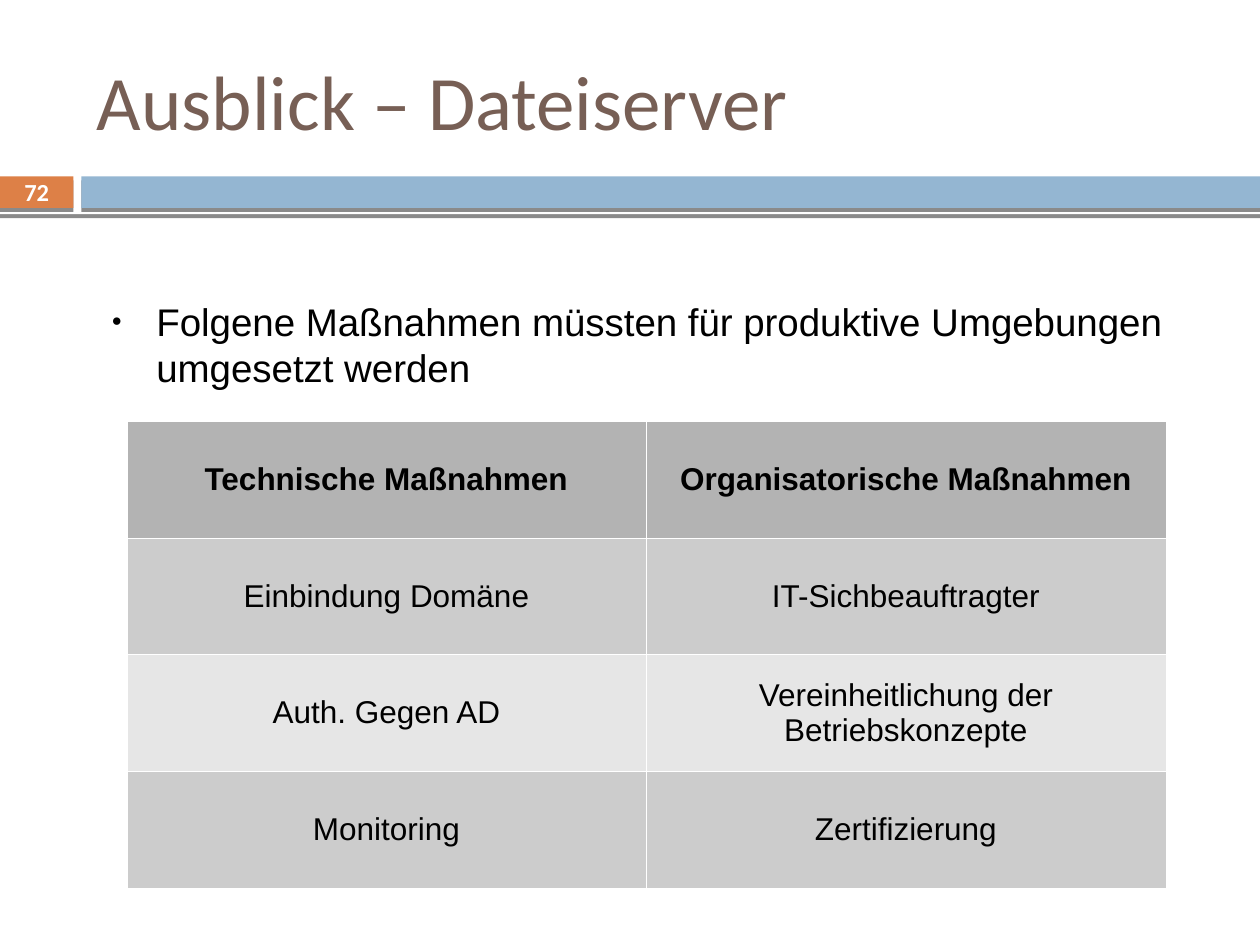
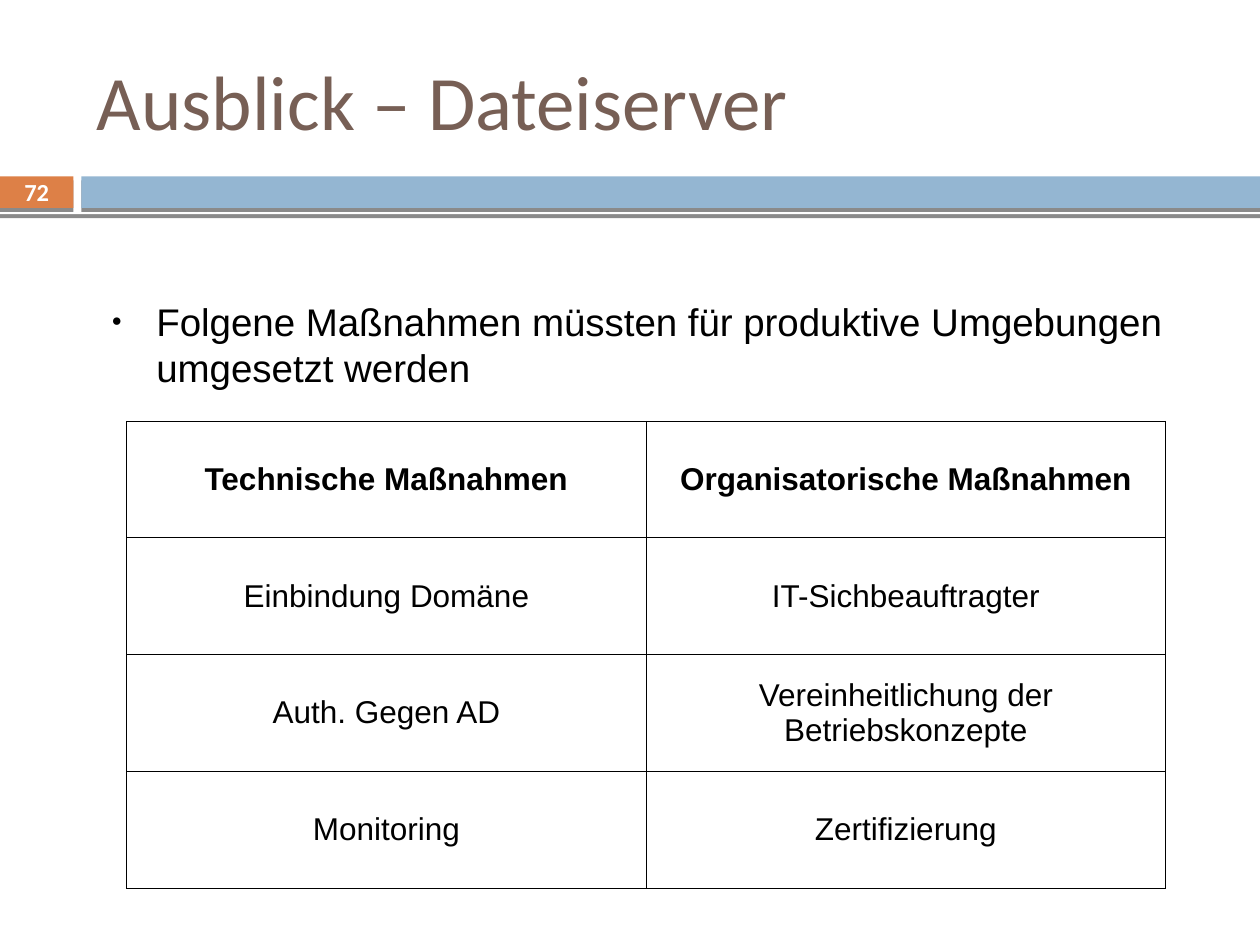
Before and after one commit to mvw/Wilddiebe10, a slide deck: slide 72 of keynote/keynote.odp. Drawn at 1260x945 pixels with LibreOffice and Linux fonts; fonts in the diff are those of the drawing. Boxes give left, top, right and bottom in pixels: in the first picture for what was removed or moved away, otherwise in the second. Text is boxed around its words. In the diff, an @@ line names an element or a change of style, - is before the commit and + after.

```diff
--- a/keynote/keynote.odp
+++ b/keynote/keynote.odp
@@ table at <box>127,421,1166,887</box> @@
@@ fill #B3B3B3 to none in row 1 @@
@@ fill #CCCCCC to none in 4 cells @@
@@ fill #E6E6E6 to none in row 3 @@
@@ borders changed @@
```
Also in this commit, not shown: 19 other slides changed.
